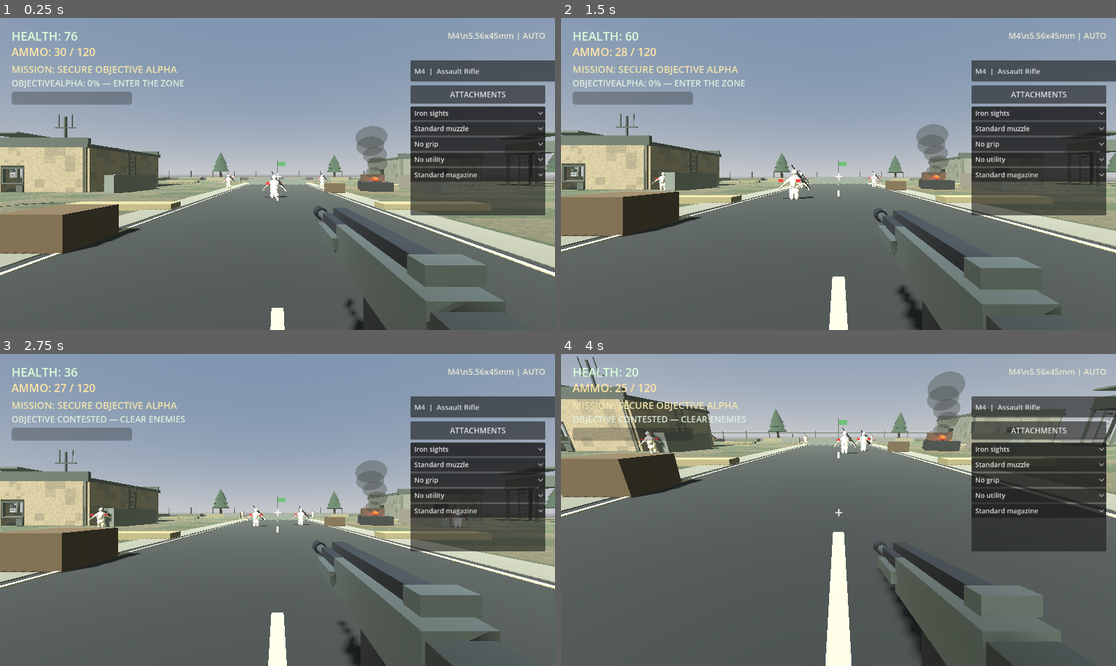
Above: before the commit, frames 1-4 (two rows, left to right).
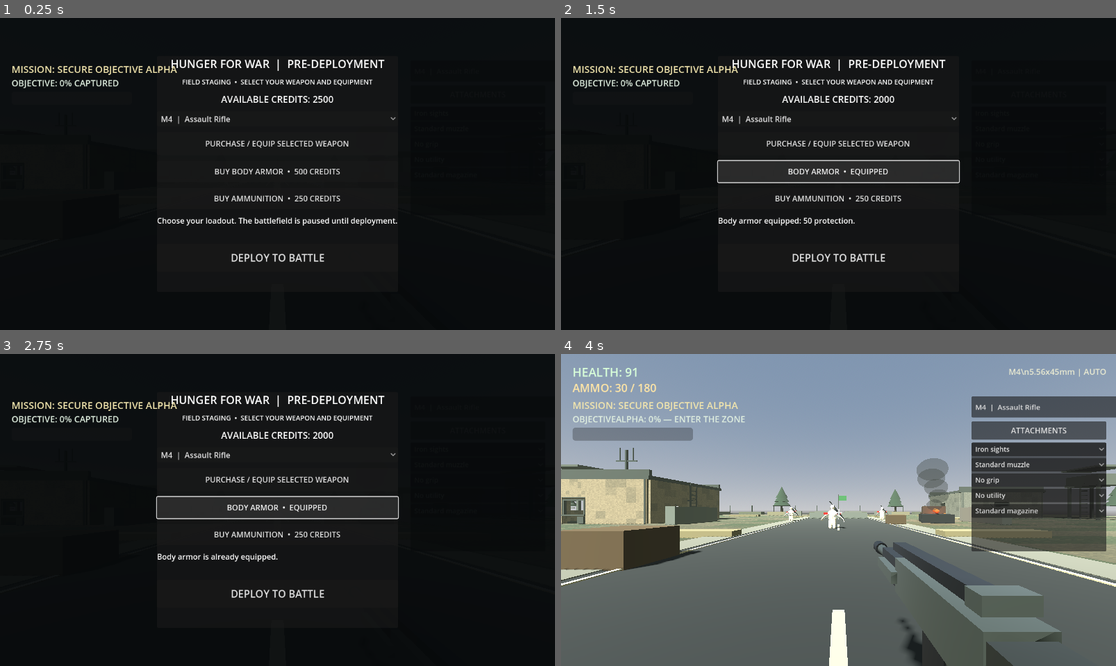
Above: after the commit, the same moments.

Repository: leefortine86-eng/Hunger-For-War
Game: Godot game, scene res://scenes/main.tscn
The game is run twice, just before and just after one commit, with the same random seed, the same clock (stepped at 60 frames per second) and the same inputs.
Inputs (mouse positions are in pixels of both pictures, inside the frame that each line leads up to):
- Up to frame 1 (0.25 s): no input
- Up to frame 2 (1.5 s): click (838, 142) at 0.5 s, where only the run after the commit has a clickable "PURCHASE / EQUIP SELECTED WEA…"; click (838, 170) at 1.25 s, where only the run after the commit has a clickable "BUY BODY ARMOR • 500 CREDITS"
- Up to frame 3 (2.75 s): click (277, 506) at 2 s, where only the run after the commit has a clickable "BODY ARMOR • EQUIPPED"
- Up to frame 4 (4 s): click (838, 534) at 2.75 s, where only the run after the commit has a clickable "BUY AMMUNITION • 250 CREDITS"; click (838, 594) at 3.5 s, where only the run after the commit has a clickable "DEPLOY TO BATTLE"

The runs differ from the first frame. In frame 1, 99% of the frame differs, in the area x 0-100%, y 0-100%; in frame 2, 99%; in frame 3, 99%; in frame 4, 48%.

Commit message:
Fix firing input, smooth movement, and add pre-battle staging

Diff:
--- a/scripts/player.gd
+++ b/scripts/player.gd
@@ -6,6 +6,13 @@
 @export var max_health: float = 100.0
 
 var health: float = 100.0
+var armor: float = 0.0
+var staging_credits: int = 2500
+var staging_panel: PanelContainer
+var staging_status_label: Label
+var staging_credits_label: Label
+var staging_weapon_select: OptionButton
+var staging_armor_button: Button
 var gravity: float = 20.0
 var mobile_move := Vector2.ZERO
 var joystick_touch_id := -1
@@ -67,6 +74,7 @@
     if weapon.has_signal("hit_confirmed"):
         weapon.hit_confirmed.connect(_on_hit_confirmed)
     _refresh_control_presentation()
+    _create_staging_ui()
 
 func _create_mobile_controls():
     var canvas := CanvasLayer.new()
@@ -292,6 +300,155 @@
     controller_hint_label.add_theme_font_size_override("font_size", 15)
     controller_hint_label.add_theme_color_override("font_color", Color(0.82, 0.88, 0.82, 0.9))
     canvas.add_child(controller_hint_label)
+
+
+func _create_staging_ui() -> void:
+    var canvas := get_node("MobileControlsLayer") as CanvasLayer
+    var overlay := ColorRect.new()
+    overlay.name = "StagingBackdrop"
+    overlay.color = Color(0.025, 0.035, 0.04, 0.96)
+    overlay.set_anchors_and_offsets_preset(Control.PRESET_FULL_RECT)
+    overlay.mouse_filter = Control.MOUSE_FILTER_STOP
+    overlay.process_mode = Node.PROCESS_MODE_ALWAYS
+    canvas.add_child(overlay)
+
+    staging_panel = PanelContainer.new()
+    staging_panel.name = "PreBattleStaging"
+    staging_panel.set_anchors_and_offsets_preset(Control.PRESET_CENTER)
+    staging_panel.position = Vector2(-250, -245)
+    staging_panel.size = Vector2(500, 490)
+    staging_panel.custom_minimum_size = Vector2(500, 490)
+    staging_panel.process_mode = Node.PROCESS_MODE_ALWAYS
+    overlay.add_child(staging_panel)
+
+    var column := VBoxContainer.new()
+    column.add_theme_constant_override("separation", 12)
+    staging_panel.add_child(column)
+
+    var title := Label.new()
+    title.text = "HUNGER FOR WAR  |  PRE-DEPLOYMENT"
+    title.horizontal_alignment = HORIZONTAL_ALIGNMENT_CENTER
+    title.add_theme_font_size_override("font_size", 23)
+    column.add_child(title)
+
+    var briefing := Label.new()
+    briefing.text = "FIELD STAGING  •  SELECT YOUR WEAPON AND EQUIPMENT"
+    briefing.horizontal_alignment = HORIZONTAL_ALIGNMENT_CENTER
+    briefing.add_theme_font_size_override("font_size", 14)
+    column.add_child(briefing)
+
+    staging_credits_label = Label.new()
+    staging_credits_label.horizontal_alignment = HORIZONTAL_ALIGNMENT_CENTER
+    staging_credits_label.add_theme_font_size_override("font_size", 19)
+    column.add_child(staging_credits_label)
+
+    staging_weapon_select = OptionButton.new()
+    staging_weapon_select.size_flags_horizontal = Control.SIZE_EXPAND_FILL
+    staging_weapon_select.add_theme_font_size_override("font_size", 16)
+    for item in weapon.weapon_list:
+        staging_weapon_select.add_item("%s  |  %s" % [item.get("name", "Weapon"), item.get("class", "Class")])
+        staging_weapon_select.set_item_metadata(staging_weapon_select.get_item_count() - 1, item.get("id", ""))
+    var selected := 0
+    for i in range(staging_weapon_select.item_count):
+        if str(staging_weapon_select.get_item_metadata(i)) == weapon.current_weapon_id:
+            selected = i
+            break
+    staging_weapon_select.select(selected)
+    column.add_child(staging_weapon_select)
+
+    var buy_weapon := Button.new()
+    buy_weapon.text = "PURCHASE / EQUIP SELECTED WEAPON"
+    buy_weapon.custom_minimum_size.y = 48
+    buy_weapon.pressed.connect(_purchase_staging_weapon)
+    column.add_child(buy_weapon)
+
+    staging_armor_button = Button.new()
+    staging_armor_button.text = "BUY BODY ARMOR  •  500 CREDITS"
+    staging_armor_button.custom_minimum_size.y = 44
+    staging_armor_button.pressed.connect(_purchase_staging_armor)
+    column.add_child(staging_armor_button)
+
+    var ammo_button := Button.new()
+    ammo_button.text = "BUY AMMUNITION  •  250 CREDITS"
+    ammo_button.custom_minimum_size.y = 44
+    ammo_button.pressed.connect(_purchase_staging_ammo)
+    column.add_child(ammo_button)
+
+    staging_status_label = Label.new()
+    staging_status_label.text = "Choose your loadout. The battlefield is paused until deployment."
+    staging_status_label.autowrap_mode = TextServer.AUTOWRAP_WORD_SMART
+    staging_status_label.custom_minimum_size.y = 48
+    column.add_child(staging_status_label)
+
+    var deploy := Button.new()
+    deploy.text = "DEPLOY TO BATTLE"
+    deploy.custom_minimum_size.y = 58
+    deploy.add_theme_font_size_override("font_size", 21)
+    deploy.pressed.connect(_deploy_from_staging)
+    column.add_child(deploy)
+
+    _refresh_staging_ui()
+    get_tree().paused = true
+
+func _refresh_staging_ui() -> void:
+    if is_instance_valid(staging_credits_label):
+        staging_credits_label.text = "AVAILABLE CREDITS: %d" % staging_credits
+    if is_instance_valid(staging_armor_button):
+        staging_armor_button.text = "BODY ARMOR  •  EQUIPPED" if armor > 0.0 else "BUY BODY ARMOR  •  500 CREDITS"
+
+func _purchase_staging_weapon() -> void:
+    if not is_instance_valid(staging_weapon_select):
+        return
+    var weapon_id := str(staging_weapon_select.get_item_metadata(staging_weapon_select.selected))
+    var selected_item: Dictionary = {}
+    for entry in weapon.weapon_list:
+        if str(entry.get("id", "")) == weapon_id:
+            selected_item = entry
+            break
+    if selected_item.is_empty():
+        return
+    var weapon_class := str(selected_item.get("class", "")).to_lower()
+    var price := 900
+    if weapon_class.contains("sniper") or weapon_class.contains("machine gun"):
+        price = 1500
+    elif weapon_class.contains("launcher"):
+        price = 1800
+    elif weapon_class.contains("pistol") or weapon_class.contains("smg"):
+        price = 600
+    if weapon_id != weapon.current_weapon_id:
+        if staging_credits < price:
+            staging_status_label.text = "Not enough credits. This weapon costs %d." % price
+            return
+        staging_credits -= price
+    weapon.equip_weapon_by_id(weapon_id)
+    staging_status_label.text = "%s equipped." % weapon.current_weapon_name
+    _refresh_staging_ui()
+
+func _purchase_staging_armor() -> void:
+    if armor > 0.0:
+        staging_status_label.text = "Body armor is already equipped."
+        return
+    if staging_credits < 500:
+        staging_status_label.text = "Not enough credits for body armor."
+        return
+    staging_credits -= 500
+    armor = 50.0
+    staging_status_label.text = "Body armor equipped: 50 protection."
+    _refresh_staging_ui()
+
+func _purchase_staging_ammo() -> void:
+    if staging_credits < 250:
+        staging_status_label.text = "Not enough credits for ammunition."
+        return
+    staging_credits -= 250
+    weapon.reserve_ammo += 60
+    staging_status_label.text = "Ammunition purchased: +60 rounds."
+    _refresh_staging_ui()
+
+func _deploy_from_staging() -> void:
+    if is_instance_valid(staging_panel):
+        staging_panel.get_parent().queue_free()
+    get_tree().paused = false
 
 func _refresh_control_presentation():
     last_gamepad_connected = Input.get_connected_joypads().size() > 0
@@ -483,7 +640,11 @@
     if wants_aim != aiming:
         aiming = wants_aim
         weapon.set_aiming(aiming)
-    var wants_fire := Input.is_action_pressed("fire")
+    var wants_fire := false
+    for device_id in Input.get_connected_joypads():
+        if Input.get_joy_axis(device_id, JOY_AXIS_TRIGGER_RIGHT) > 0.65:
+            wants_fire = true
+            break
     if wants_fire != controller_firing:
         controller_firing = wants_fire
         if controller_firing:
@@ -530,8 +691,14 @@
     elif sprinting:
         current_speed = move_speed * 1.55
 
-    velocity.x = direction.x * current_speed
-    velocity.z = direction.z * current_speed
+    var target_horizontal := Vector3(direction.x * current_speed, 0.0, direction.z * current_speed)
+    var horizontal := Vector3(velocity.x, 0.0, velocity.z)
+    var acceleration := 18.0 if is_on_floor() else 6.0
+    if input_dir.length() < 0.05:
+        acceleration = 25.0 if is_on_floor() else 3.0
+    horizontal = horizontal.move_toward(target_horizontal, acceleration * delta)
+    velocity.x = horizontal.x
+    velocity.z = horizontal.z
 
     var jump_key_down := Input.is_key_pressed(KEY_SPACE) or Input.is_action_pressed("jump")
     if jump_key_down and not jump_key_was_down and is_on_floor() and not crouching and not prone:
@@ -569,7 +736,12 @@
     move_and_slide()
 
 func take_damage(amount: float):
-    health = max(health - amount, 0.0)
+    var remaining_damage := amount
+    if armor > 0.0:
+        var absorbed := minf(armor, remaining_damage * 0.65)
+        armor -= absorbed
+        remaining_damage -= absorbed
+    health = maxf(health - remaining_damage, 0.0)
     print("Player health: ", health, "/", max_health)
     if health <= 0.0:
         _die()
